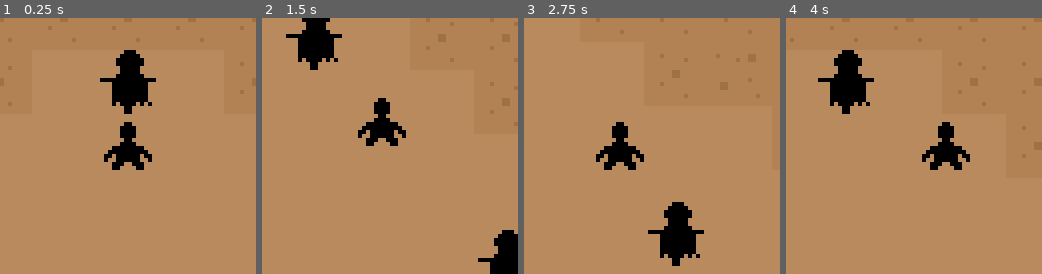
Above: before the commit, frames 1-4 (left to right).
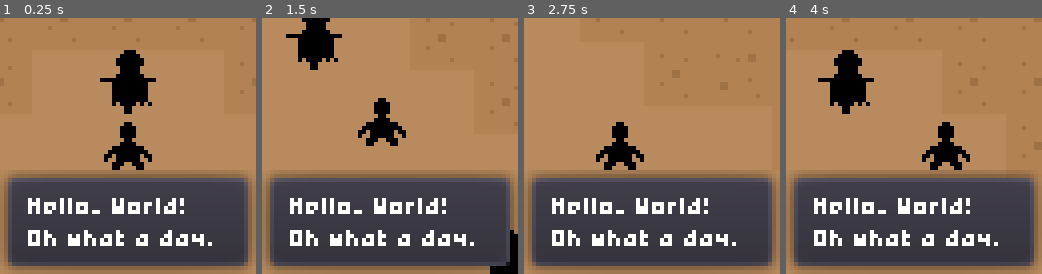
Above: after the commit, the same moments.

Repository: ItsSeaJay/LOWREZJAM2019
Game: Godot game, scene res://Game.tscn
The game is run twice, just before and just after one commit, with the same random seed, the same clock (stepped at 60 frames per second) and the same inputs. Sound files missing from this copy of the repository are replaced by a short silence.
Inputs:
- Up to frame 1 (0.25 s): no input
- Up to frame 2 (1.5 s): tap Enter at 0.5 s; hold Right (move_right) 0.53-1.28 s; hold Z (combat_aim) 0.53-1.28 s; hold Down (move_down) from 1.28 s (still down); tap X (combat_attack) at 1.35 s
- Up to frame 3 (2.75 s): release Down (move_down) at 2.03 s; hold Right (move_right) from 2.03 s (still down); hold Z (combat_aim) from 2.03 s (still down)
- Up to frame 4 (4 s): release Right (move_right) at 2.78 s; release Z (combat_aim) at 2.78 s; hold Up (move_up) 2.78-3.53 s; tap X (combat_attack) at 2.85 s; hold Left (move_left) from 3.53 s (still down); hold Z (combat_aim) from 3.53 s (still down)

The runs differ from the first frame. In frame 1, 38% of the frame differs, in the area x 0-100%, y 59-100%; in frame 2, 38%; in frame 3, 38%; in frame 4, 38%.

Commit message:
Add dialogue box scene

Diff:
--- a/godot/characters/player/Player.tscn
+++ b/godot/characters/player/Player.tscn
@@ -1,12 +1,17 @@
-[gd_scene load_steps=5 format=2]
+[gd_scene load_steps=7 format=2]
 
 [ext_resource path="res://characters/player/Player.gd" type="Script" id=1]
 [ext_resource path="res://characters/player/player.png" type="Texture" id=2]
 [ext_resource path="res://interface/inventory/Inventory.tscn" type="PackedScene" id=3]
+[ext_resource path="res://fonts/ikkle-4.ttf" type="DynamicFontData" id=4]
 
 [sub_resource type="CapsuleShape2D" id=1]
 radius = 3.69782
 height = 3.89042
+
+[sub_resource type="DynamicFont" id=2]
+size = 4
+font_data = ExtResource( 4 )
 
 [node name="Player" type="KinematicBody2D"]
 z_index = 1
@@ -37,5 +42,41 @@
 [node name="Dialogue" type="CanvasLayer" parent="."]
 
 [node name="Control" type="Control" parent="Dialogue"]
-margin_right = 40.0
-margin_bottom = 40.0
+anchor_right = 1.0
+anchor_bottom = 1.0
+
+[node name="HBoxContainer" type="HBoxContainer" parent="Dialogue/Control"]
+anchor_right = 1.0
+anchor_bottom = 1.0
+size_flags_vertical = 3
+
+[node name="VBoxContainer" type="VBoxContainer" parent="Dialogue/Control/HBoxContainer"]
+margin_right = 64.0
+margin_bottom = 64.0
+size_flags_horizontal = 3
+alignment = 2
+
+[node name="PanelContainer" type="PanelContainer" parent="Dialogue/Control/HBoxContainer/VBoxContainer"]
+margin_top = 38.0
+margin_right = 64.0
+margin_bottom = 64.0
+size_flags_horizontal = 3
+
+[node name="VBoxContainer" type="VBoxContainer" parent="Dialogue/Control/HBoxContainer/VBoxContainer/PanelContainer"]
+margin_left = 7.0
+margin_top = 7.0
+margin_right = 57.0
+margin_bottom = 19.0
+
+[node name="Label" type="Label" parent="Dialogue/Control/HBoxContainer/VBoxContainer/PanelContainer/VBoxContainer"]
+margin_right = 50.0
+margin_bottom = 4.0
+custom_fonts/font = SubResource( 2 )
+text = "Hello, World!"
+
+[node name="Label2" type="Label" parent="Dialogue/Control/HBoxContainer/VBoxContainer/PanelContainer/VBoxContainer"]
+margin_top = 8.0
+margin_right = 50.0
+margin_bottom = 12.0
+custom_fonts/font = SubResource( 2 )
+text = "Oh what a day."
--- /dev/null
+++ b/godot/interface/dialogue/DialogueBox.tscn
@@ -0,0 +1,32 @@
+[gd_scene load_steps=2 format=2]
+
+[sub_resource type="Theme" id=1]
+
+[node name="DialogueBox" type="Control"]
+anchor_right = 1.0
+anchor_bottom = 1.0
+
+[node name="HBoxContainer" type="HBoxContainer" parent="."]
+anchor_right = 1.0
+anchor_bottom = 1.0
+size_flags_vertical = 3
+
+[node name="VBoxContainer" type="VBoxContainer" parent="HBoxContainer"]
+margin_right = 64.0
+margin_bottom = 64.0
+size_flags_horizontal = 3
+alignment = 2
+
+[node name="PanelContainer" type="PanelContainer" parent="HBoxContainer/VBoxContainer"]
+margin_top = 40.0
+margin_right = 64.0
+margin_bottom = 64.0
+rect_min_size = Vector2( 0, 24 )
+size_flags_horizontal = 3
+theme = SubResource( 1 )
+
+[node name="VBoxContainer" type="VBoxContainer" parent="HBoxContainer/VBoxContainer/PanelContainer"]
+margin_left = 7.0
+margin_top = 7.0
+margin_right = 57.0
+margin_bottom = 17.0
Binary file added: godot/fonts/big-monster.ttf
Binary file added: godot/fonts/ikkle-4.ttf
Renamed: godot/fonts/ikkle_mono.ttf -> godot/fonts/ikkle-mono.ttf
Binary file added: godot/fonts/ikkle.ttf
Binary file added: godot/fonts/little-monster.ttf
Binary file added: godot/fonts/octavius.ttf
Binary file added: godot/fonts/pix-riddim.ttf
Binary file added: godot/fonts/scanline.ttf
Binary file removed: godot/interface/inventory/m3x6.ttf
Not shown, added: assets/mockups/mockup_dialogue_box.aseprite
Not shown, added: assets/mockups/mockup_dialogue_box.png
